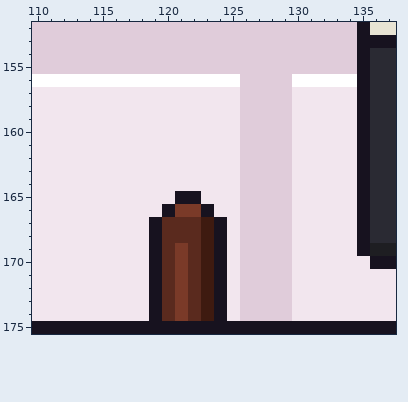
Pixel-art file: office/site_dental_office_b.aseprite. The first picture shows the starting point.
320x320 pixels, 1 frame. Colours within 5 levels of each other are drawn and written as one. Shown: x 110..137, y 152..175.
After:
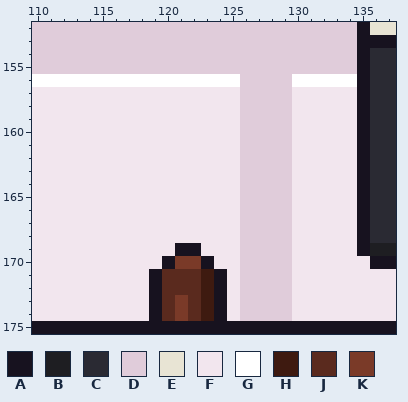
Palette (. is transparent): A #17121f  B #1e1e22  C #2a2a33  D #e0ccda  E #e8e4d4  F #f2e6ee  G #ffffff  H #3e1a10  J #5a2a1e  K #7a3a28
Change:
--- layer "Chair"
@@ x 117..126 @@
 164 FFFFFFFFFD
-165 FFFFAAFFFD
-166 FFFAKKAFFD
-167 FFAJJJHAFD
-168 FFAJJJHAFD
-169 FFAJKJHAFD
-170 FFAJKJHAFD
-171 FFAJKJHAFD
-172 FFAJKJHAFD
+165 FFFFFFFFFD
+166 FFFFFFFFFD
+167 FFFFFFFFFD
+168 FFFFFFFFFD
+169 FFFFAAFFFD
+170 FFFAKKAFFD
+171 FFAJJJHAFD
+172 FFAJJJHAFD
 173 FFAJKJHAFD
Boxes around the changes in both pictures, in picture pixels (x1, y1, x2, y2):
changed: (149, 191, 227, 295)
